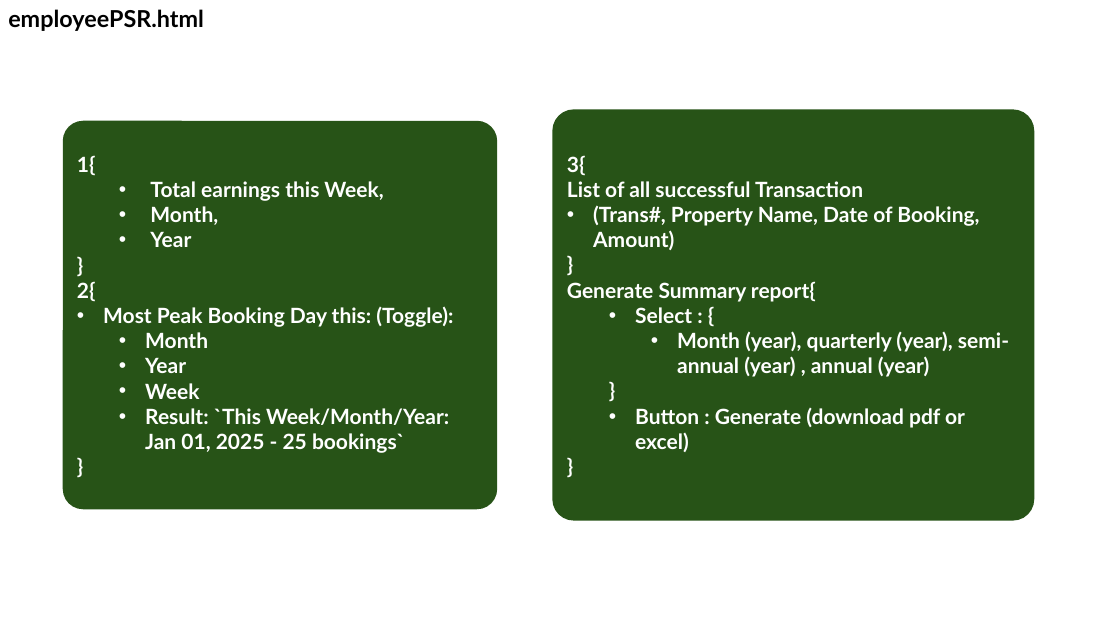
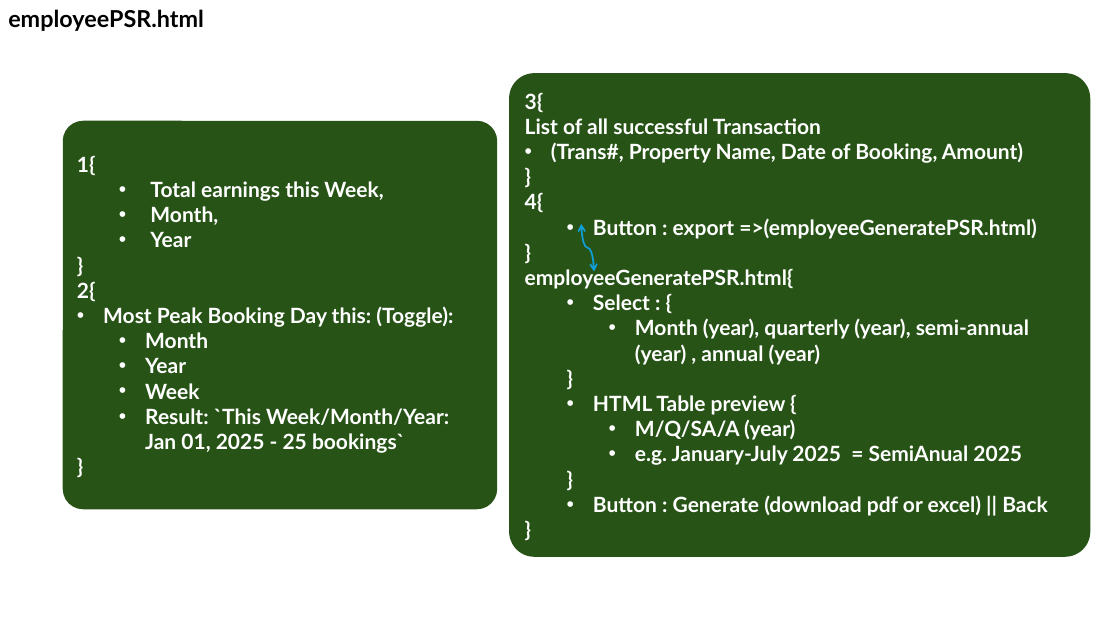
Before and after one commit to Booking-Resevation-Betcha-Homie-House/CAPSTONE-Development-Road-Map, a slide deck: slide 42 of betchaBooking-USECASE.pptx (slide 37 before the commit). Drawn at 1120x630 pixels with LibreOffice and Linux fonts; fonts in the diff are those of the drawing. Boxes give left, top, right and bottom in pixels: in the first picture for what was removed or moved away, otherwise in the second. Text is boxed around its words. In the diff, an @@ line names an element or a change of style, - is before the commit and + after.

```diff
--- a/betchaBooking-USECASE.pptx
+++ b/betchaBooking-USECASE.pptx
@@ rounded rectangle "3{": place and size @@
-rounded rectangle "3{" at bbox=[553, 109, 1035, 521]
+rounded rectangle "3{" at bbox=[509, 73, 1091, 557]
@@ rounded rectangle "3{" at bbox=[509, 73, 1091, 557]: list level 1 to 2 in "}" @@
@@ text in rounded rectangle at bbox=[525, 192, 1037, 289]: text changed @@
-Generate Summary report{
+4{
+  • Button : export =>(employeeGeneratePSR.html)
+}
+employeeGeneratePSR.html{
@@ curved double arrow added from (581, 224) to (594, 271), #0F9ED5 1.5 pt @@
@@ text in rounded rectangle at bbox=[593, 395, 1022, 465]: text changed @@
-  • Button : Generate (download pdf or excel)
+  • HTML Table preview {
+    • M/Q/SA/A (year)
+    • e.g. January-July 2025 = SemiAnual 2025
@@ text in rounded rectangle at bbox=[593, 495, 1048, 516]: paragraphs added @@
+  • Button : Generate (download pdf or excel) || Back
+}
```
Also in this commit, not shown: 1 other slide changed, 5 slides added, 1 other file.
